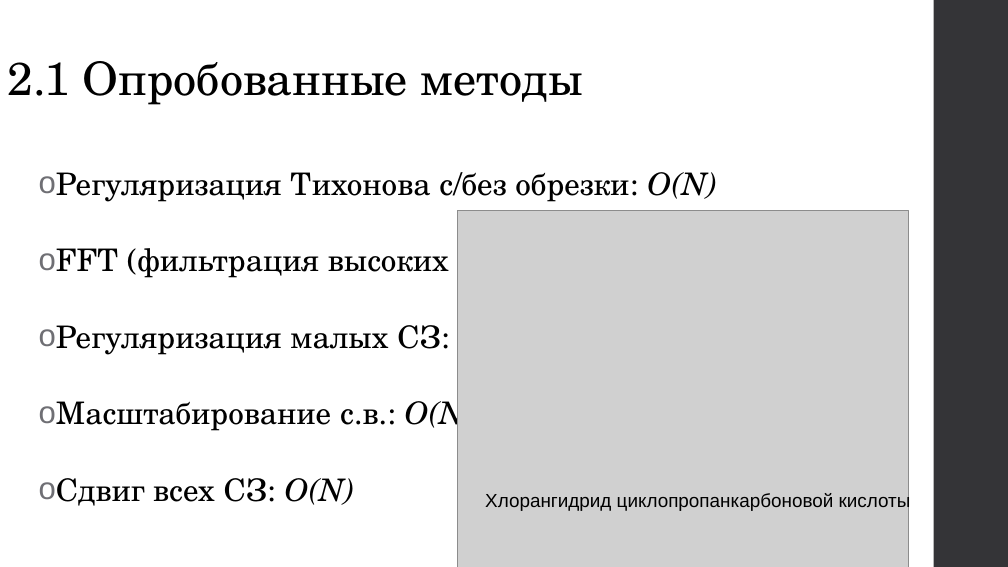
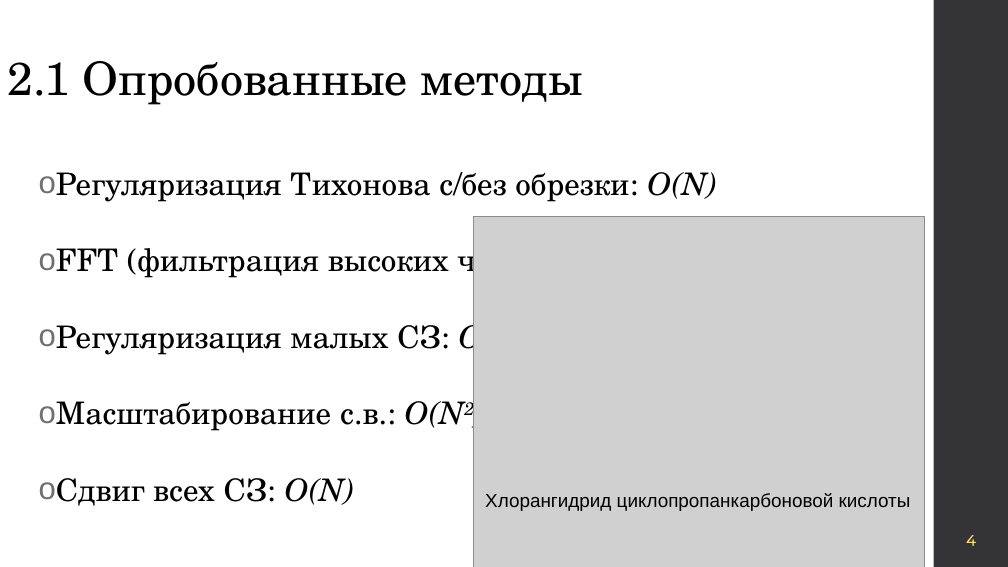
Before and after one commit to blackwood168/nla_qc, a slide deck: slide 5 of NLA_proj.pptx. Drawn at 1008x567 pixels with LibreOffice and Linux fonts; fonts in the diff are those of the drawing; grey boxes stand for pictures. Boxes give left, top, right and bottom in pixels: in the first picture for what was removed or moved away, otherwise in the second. Text is boxed around its words. In the diff, an @@ line names an element or a change of style, - is before the commit and + after.

```diff
--- a/NLA_proj.pptx
+++ b/NLA_proj.pptx
@@ picture: place and size @@
-picture at bbox=[457, 210, 909, 567]
+picture at bbox=[473, 216, 925, 567]
@@ text added at bbox=[966, 535, 976, 546], 14 pt, text #FFFFFF @@
+4
```
Also in this commit, not shown: 8 other slides changed, 2 slides added, 2 other files.
